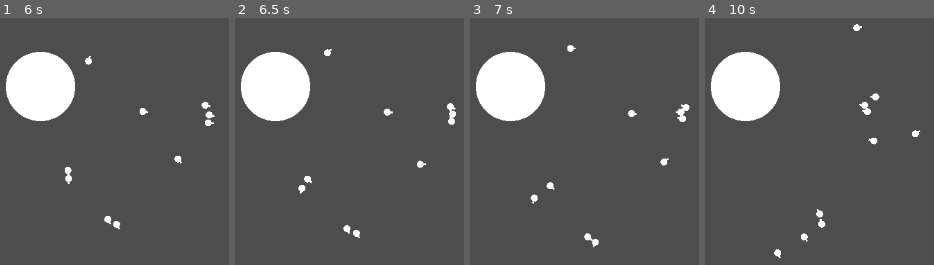
Above: before the commit, frames 1-4 (left to right).
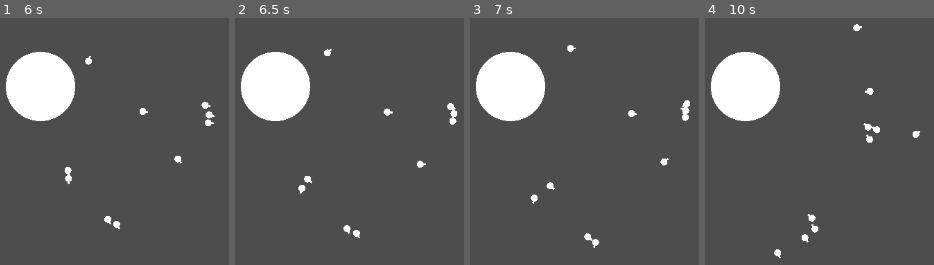
Above: after the commit, the same moments.

Repository: MalCaor/RucheTyr
Game: Godot game, scene res://Scene2d.tscn
The game is run twice, just before and just after one commit, with the same random seed, the same clock (stepped at 60 frames per second) and the same inputs.
Inputs:
- Up to frame 1 (6 s): no input
- Up to frame 2 (6.5 s): no input
- Up to frame 3 (7 s): no input
- Up to frame 4 (10 s): no input

Frame 1 is identical in both runs. In frame 2, 0.1% of the frame differs, in the area x 92-97%, y 34-44%; in frame 3, 0.3%; in frame 4, 1.1%, in the area x 41-94%, y 28-92%.

Commit message:
plus propre

Diff:
--- a/Tyr/hormagaunt.gd
+++ b/Tyr/hormagaunt.gd
@@ -52,21 +52,13 @@
 func return_to_ruche(delta):
 	var dx:float = ruche_mere.position.x - position.x
 	var dy:float = ruche_mere.position.y - position.y
-	#var angle_2_ruche:float = atan2(dy,dx)
 
-	#var rot = min((2 * PI) - abs(angle_2_ruche - transform.get_rotation()), abs(angle_2_ruche - transform.get_rotation()))
-	#atan2(sin(angle_2_ruche-transform.get_rotation()), cos(angle_2_ruche-transform.get_rotation())) #angle_2_ruche #+ randf_range(-1, 1) * rotation_speed
-	#var dir = global_transform.x * speed
-	#apply_impulse( Vector2(dx,dy).normalized())
+	var angle_to_ruche:Vector2 = Vector2(dx,dy).normalized()
+	var angle_self:float = self.global_transform.x.angle_to(angle_to_ruche)
 
-	var angle_to_ruche:Vector2 = Vector2(dx,dy).normalized()#.angle()
-	var angle_self:float = self.global_transform.x.angle_to(angle_to_ruche)
-	apply_torque_impulse(angle_self/10.0) #rot # apply_torque(rot)
-
-	#evasion_maneuver()
-#	var angle = (ruche_mere.global_position - self.global_position).angle()
-#	rotation = lerp_angle(self.rotation, angle, delta)
+	apply_torque_impulse(angle_self/10.0)
 	apply_impulse(global_transform.x * speed)
+	evasion_maneuver()
 
 func _on_enter_vision(body: RigidBody2D):
 	if body.type in types_to_avoid:
